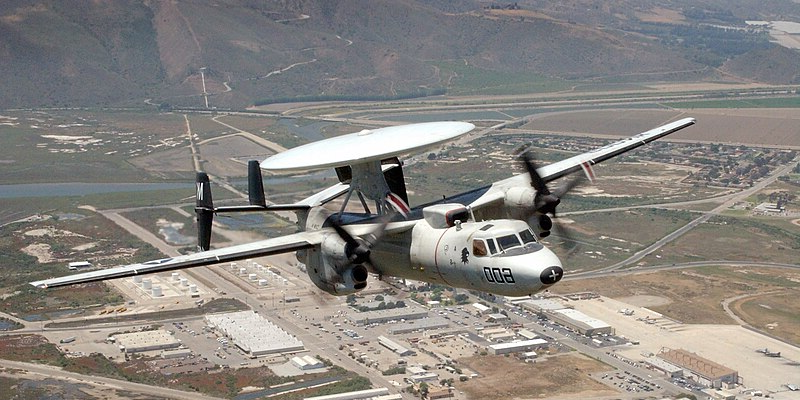
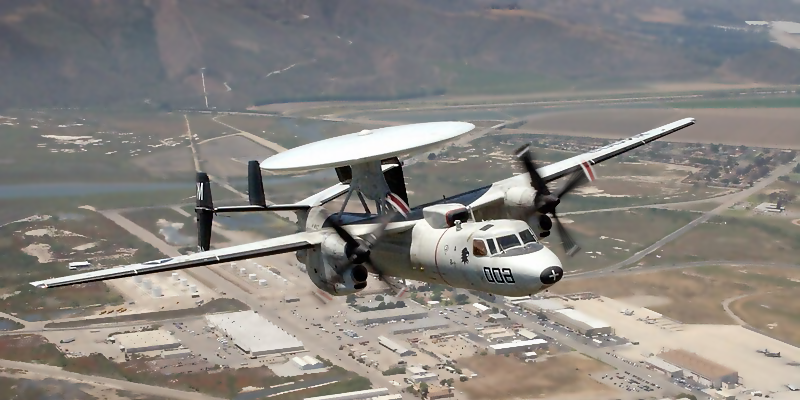
Before/after of a 800x400 layered artwork. What changed in the layer stack:
added layer "plane copy" above "plane" over [29, 116, 695, 305]
added layer "selective gaussian" above "src.jpg" over [0, 0, 800, 400]
hid "src.jpg" over [0, 0, 800, 400]
